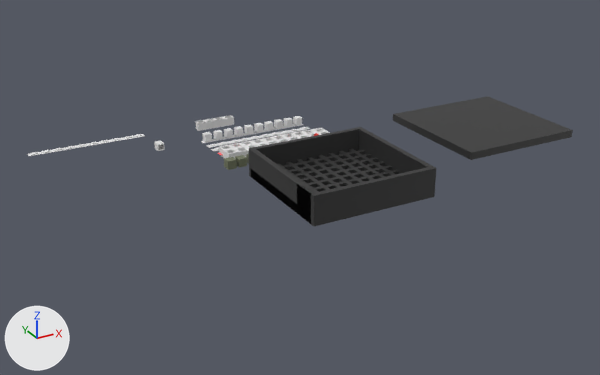
The Blender file 1 OBJECTS/CodeBlock Black Panel.blend, before and after one commit.
One viewpoint serves both versions: a 50 mm lens placed at (-386.0, -1088.0, 427.0), pointed at (116.0, -176.0, -30.0). The axes (+X, +Y, +Z) are drawn at lower left. The lights are the same throughout.

The older version as bpy lines, for what is in view:
```python
me_codeblock_black_panel = bpy.data.meshes.new('CodeBlock Black Panel')
me_codeblock_black_panel.from_pydata(...)  # 172 vertices, 420 faces; spans x -82.0..83.0, y -17.0..16.0, z 0.0..12.0
me_cube_001 = bpy.data.meshes.new('Cube.001')
me_cube_001.from_pydata(...)  # a box spanning x -1.0..1.0, y -1.0..1.0, z -1.0..1.0
me_cube_001.materials.append(mat_material_003)  # black #313131
me_cube_031 = bpy.data.meshes.new('Cube.031')
me_cube_031.from_pydata(...)  # 1158 vertices, 1353 faces; spans x -0.6..6.1, y -17.1..4.2, z -7.7..0.3
me_cube_031.materials.append(mat_material_003)  # black #313131
ob_codeblock_black_panel = bpy.data.objects.new('CodeBlock Black Panel', me_codeblock_black_panel)
ob_codeblock_black_panel.location = (122.2, -95.1, 0.0)
ob_cube = bpy.data.objects.new('Cube', me_cube_031)
ob_cube.location = (50.0, -324.0, 10.5)
ob_cube.rotation_euler = (3.142, 0.0, 0.0)  # degrees (180, 0, 0)
ob_cube.scale = (25.0, 7.89, 4.76)
ob_cube_002 = bpy.data.objects.new('Cube.002', me_cube_001)
ob_cube_002.location = (340.0, -273.0, 52.0)
ob_cube_002.scale = (84.5, 84.0, 4.85)
```
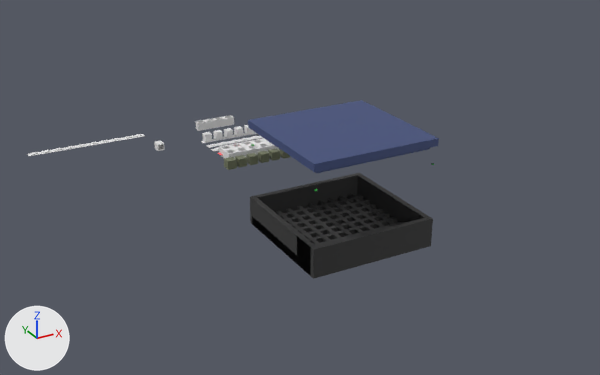
What differs and where, as boxes (x1, y1, x2, y2) in the pictures (600 x 375 px):
'Cube', moved
    before: (249, 127, 436, 226)
    after: (250, 173, 433, 279)
'Cube.002', reshaped, moved (6% wider, 14% taller)
    before: (393, 96, 573, 160)
    after: (248, 100, 439, 173)
'Cylinder.002', added
    after: (251, 144, 434, 191)
part 1 of me_cube_001, added (blue)
    after: (249, 100, 438, 173)
part 2 of me_cube_001, recoloured
    before: (393, 114, 573, 160)
    after: (248, 120, 439, 172)

What changed in the scene script:
```text
Add mat_material_004:
    mat_material_004 = principled_material('Material.004')
    mat_material_004.base_color = (0.0472, 0.0719, 0.197)  # dark blue #3d4c7b
Add mat_material_007:
    mat_material_007 = principled_material('Material.007')
    mat_material_007.base_color = (0.0239, 0.421, 0.051)  # green #2bae40
Add mat_material_009:
    mat_material_009 = principled_material('Material.009')
    mat_material_009.base_color = (0.0239, 0.421, 0.051)  # green #2bae40
Add mat_material_006:
    mat_material_006 = principled_material('Material.006')
    mat_material_006.base_color = (0.0239, 0.421, 0.051)  # green #2bae40
Add mat_material_008:
    mat_material_008 = principled_material('Material.008')
    mat_material_008.base_color = (0.0239, 0.421, 0.051)  # green #2bae40
Change me_cube_001:
    used by ob_cube_002; location = (340.0, -273.0, 52.0); scale = (84.5, 84.0, 4.85)
    remove me_cube_001.from_pydata(...)  # 8 vertices, 6 faces; spans x -1.0..1.0, y -1.0..1.0, z -1.0..1.0
    add me_cube_001.from_pydata(...)  # 1068 vertices, 20 faces; spans x -1.0..1.0, y -1.0..1.0, z -2.06..1.0
    me_cube_001 part 1: 1060 vertices added at x -0.98..0.97, y -0.98..0.97, z -2.06..1.0
    me_cube_001 part 2: 4 faces spanning x -1.0..1.0, y -1.0..1.0, z -1.0..1.0 switch from mat_material_003 (black #313131) to mat_material_004 (dark blue #3d4c7b)
Add me_cylinder_002:
    me_cylinder_002.from_pydata(...)  # 5260 vertices, 3172 faces; spans x -383.0..4.0, y -4.0..383.0, z -1.0..2.0
    # faces by material slot: [793, 793, 793, 793]
    me_cylinder_002.materials.append(mat_material_008)  # green #2bae40
    me_cylinder_002.materials.append(mat_material_006)  # green #2bae40
    me_cylinder_002.materials.append(mat_material_007)  # green #2bae40
    me_cylinder_002.materials.append(mat_material_009)  # green #2bae40
Change ob_cube:
    ob_cube.location: (50.0, -324.0, 10.5) -> (50.0, -324.0, -57.0)
Change ob_cube_002:
    ob_cube_002.location: (340.0, -273.0, 52.0) -> (118.7, -273.0, 80.0)
Add ob_cylinder_002:
    ob_cylinder_002 = bpy.data.objects.new('Cylinder.002', me_cylinder_002)
    ob_cylinder_002.location = (199.0, -354.0, 51.7)
    ob_cylinder_002.scale = (0.424, 0.424, 0.424)
```
